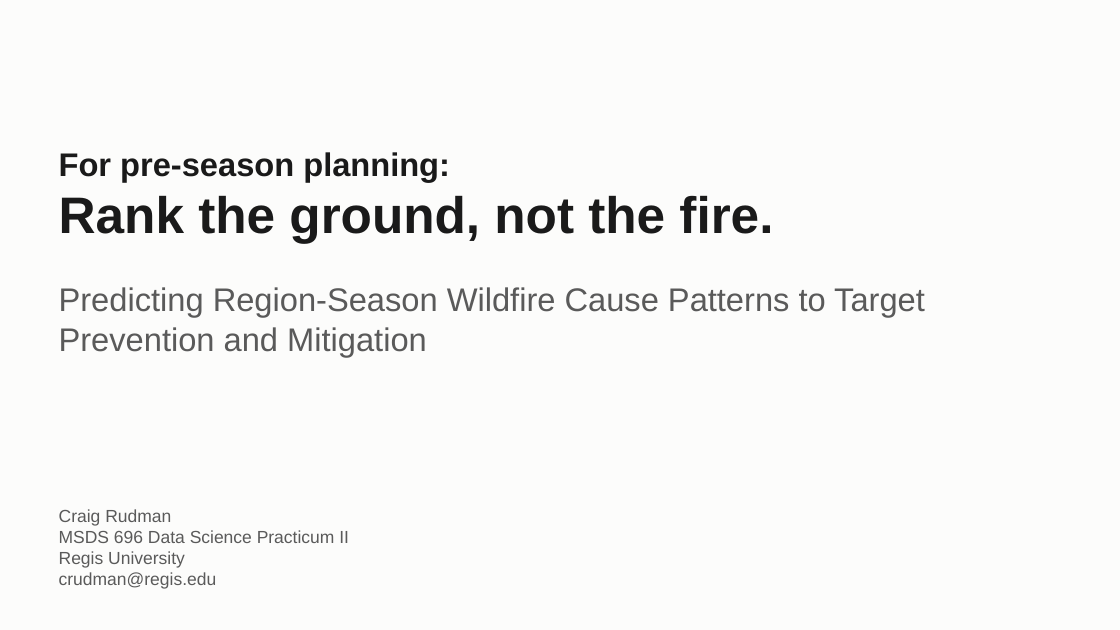
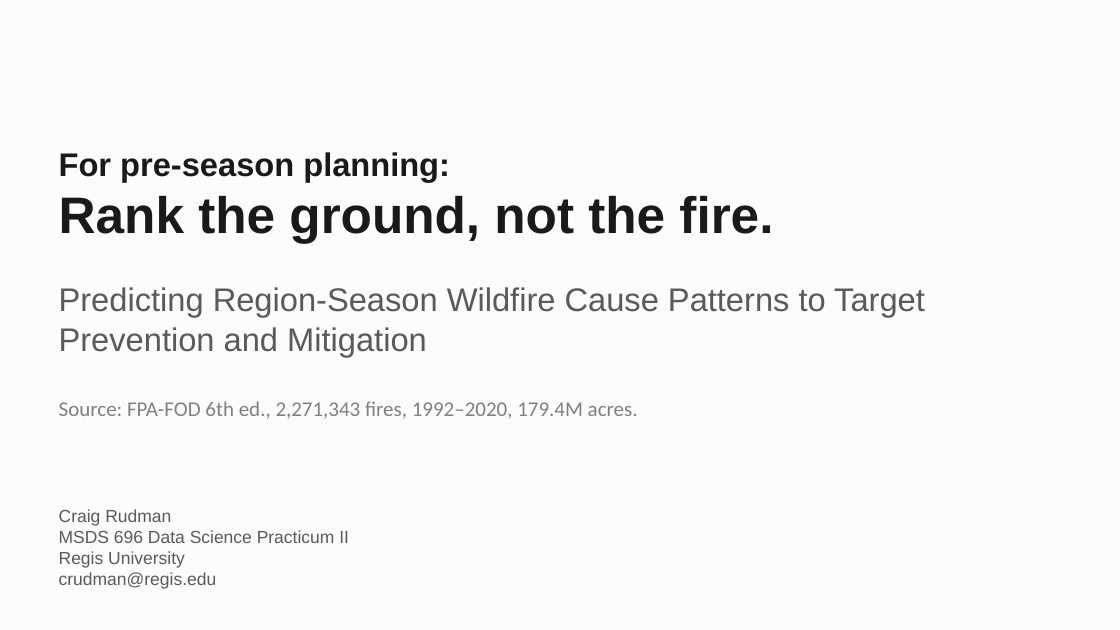
Before and after one commit to craig-rudman/MSDS696, a slide deck: slide 1 of coursework/W7/MSDS696_W7_Deck.pptx. Drawn at 1120x630 pixels with LibreOffice and Linux fonts; fonts in the diff are those of the drawing. Boxes give left, top, right and bottom in pixels: in the first picture for what was removed or moved away, otherwise in the second. Text is boxed around its words. In the diff, an @@ line names an element or a change of style, - is before the commit and + after.

```diff
--- a/coursework/W7/MSDS696_W7_Deck.pptx
+++ b/coursework/W7/MSDS696_W7_Deck.pptx
@@ text added at box(59, 401, 638, 419), 18 pt, text #808080 @@
+Source: FPA-FOD 6th ed., 2,271,343 fires, 1992–2020, 179.4M acres.
```
Also in this commit, not shown: 15 other slides changed, 1 other file.
